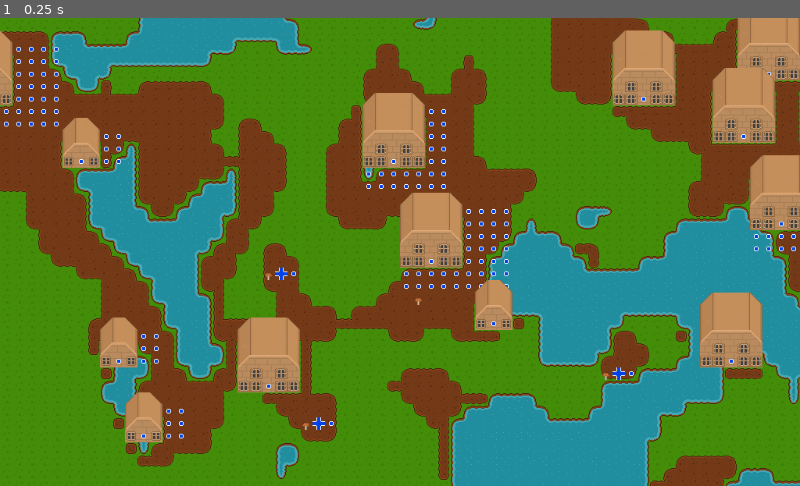
Above: before the commit, frame 1.
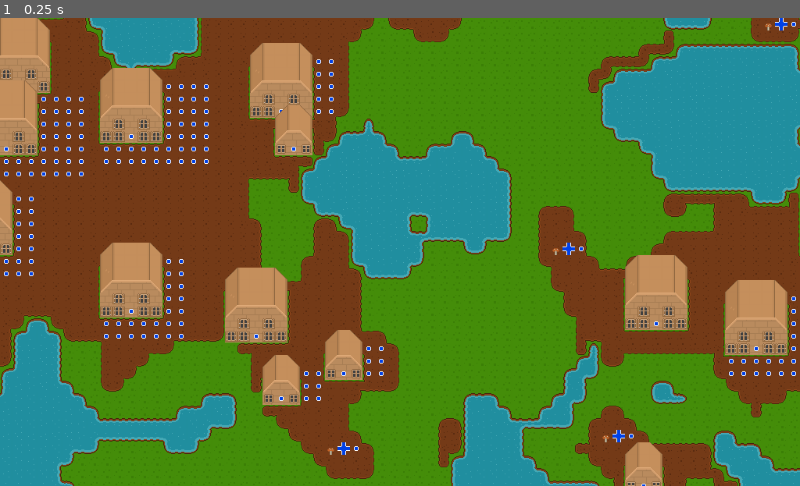
Above: after the commit, the same moment.

Repository: MichaelReel/MapGen2D
Game: Godot game, scene res://Game.tscn
Two runs of this game, one before a commit and one after it. Both use one fixed random seed, a clock stepped at 60 frames per second and the inputs below. Before the commit the project starts from res://town/GenMap.tscn.
Inputs:
- Up to frame 1 (0.25 s): no input

The runs differ from the first frame. In frame 1, 68% of the frame differs, in the area x 0-100%, y 0-100%.

Commit message:
Create root game scene to combine player and map. Need to work out collisions.

Diff:
--- /dev/null
+++ b/Game.tscn
@@ -0,0 +1,11 @@
+[gd_scene load_steps=3 format=2]
+
+[ext_resource path="res://town/GenMap.tscn" type="PackedScene" id=1]
+[ext_resource path="res://player/Player.tscn" type="PackedScene" id=2]
+
+[node name="Game" type="Node2D"]
+
+[node name="GenMap" parent="." instance=ExtResource( 1 )]
+base_seed = 5
+
+[node name="Player" parent="." instance=ExtResource( 2 )]
--- a/assets/ModerateTileSet.tres
+++ b/assets/ModerateTileSet.tres
@@ -1,7 +1,10 @@
-[gd_resource type="TileSet" load_steps=2 format=2]
+[gd_resource type="TileSet" load_steps=4 format=2]
 
 [ext_resource path="res://assets/Moderate 3x3 Template.png" type="Texture" id=1]
 [ext_resource path="res://assets/roguelikeSheet_transparent.png" type="Texture" id=2]
+
+[sub_resource type="ConvexPolygonShape2D" id=1]
+points = PoolVector2Array( 0, 0, 16, 0, 16, 16, 0, 16 )
 
 [resource]
 0/name = "Base Water Auto"
@@ -327,7 +330,13 @@
 18/tile_mode = 0
 18/occluder_offset = Vector2( 0, 0 )
 18/navigation_offset = Vector2( 0, 0 )
-18/shapes = [  ]
+18/shapes = [ {
+"autotile_coord": Vector2( 0, 0 ),
+"one_way": false,
+"one_way_margin": 1.0,
+"shape": SubResource( 1 ),
+"shape_transform": Transform2D( 1, 0, 0, 1, 0, 0 )
+} ]
 18/z_index = 0
 19/name = "Windows"
 19/texture = ExtResource( 2 )
--- a/player/Player.gd
+++ b/player/Player.gd
@@ -1,17 +1,32 @@
 extends Node2D
 
-export(float) var speed = 2.0
+export(float) var speed = 4.0
 export(int) var tile_size = 16
 
+var anim_sp_ratio = 0.5
 var axis_flip = false # This is to make diagonal movement 'slightly' less tedious
+
+var rays : Dictionary
+
+func _ready():
+	rays = {
+		"0_1": $RayCastDown,
+		"0_-1": $RayCastUp,
+		"-1_0": $RayCastLeft,
+		"1_0": $RayCastRight
+	}
+	$AnimationPlayer.playback_speed = speed * anim_sp_ratio
 
 func _process(delta):
 	var dir : Vector2 = get_input_dir()
 	if dir != Vector2.ZERO:
 		var anim_name : String = str(int(dir.x)) + "_" + str(int(dir.y))
-		var target : Vector2 = position + dir * tile_size
-		$Tween.interpolate_property(self, "position", position, target, 1.0 / speed, Tween.TRANS_LINEAR, Tween.EASE_IN_OUT)
-		$Tween.start()
+		if (rays[anim_name] as RayCast2D).is_colliding():
+			anim_name += "_look"
+		else:
+			var target : Vector2 = position + dir * tile_size
+			$Tween.interpolate_property(self, "position", position, target, 1.0 / speed, Tween.TRANS_LINEAR, Tween.EASE_IN_OUT)
+			$Tween.start()
 		$AnimationPlayer.play(anim_name)
 
 func _on_Tween_tween_started(object, key):
--- a/player/Player.tscn
+++ b/player/Player.tscn
@@ -76,10 +76,16 @@
 [node name="Tween" type="Tween" parent="."]
 
 [node name="StaticBody2D" type="StaticBody2D" parent="."]
+__meta__ = {
+"_edit_lock_": true
+}
 
 [node name="CollisionShape2D" type="CollisionShape2D" parent="StaticBody2D"]
 position = Vector2( 8, 8 )
 shape = SubResource( 1 )
+__meta__ = {
+"_edit_lock_": true
+}
 
 [node name="Sprite" type="Sprite" parent="StaticBody2D"]
 texture = ExtResource( 2 )
@@ -87,11 +93,41 @@
 vframes = 18
 hframes = 27
 frame = 26
+__meta__ = {
+"_edit_lock_": true
+}
 
 [node name="AnimationPlayer" type="AnimationPlayer" parent="."]
 anims/-1_0 = SubResource( 2 )
 anims/0_-1 = SubResource( 3 )
 anims/0_1 = SubResource( 4 )
 anims/1_0 = SubResource( 5 )
+
+[node name="RayCastDown" type="RayCast2D" parent="."]
+position = Vector2( 8, 8 )
+__meta__ = {
+"_edit_lock_": true
+}
+
+[node name="RayCastLeft" type="RayCast2D" parent="."]
+position = Vector2( 8, 8 )
+rotation = 1.5708
+__meta__ = {
+"_edit_lock_": true
+}
+
+[node name="RayCastUp" type="RayCast2D" parent="."]
+position = Vector2( 8, 8 )
+rotation = 3.14159
+__meta__ = {
+"_edit_lock_": true
+}
+
+[node name="RayCastRight" type="RayCast2D" parent="."]
+position = Vector2( 8, 8 )
+rotation = -1.5708
+__meta__ = {
+"_edit_lock_": true
+}
 [connection signal="tween_completed" from="Tween" to="." method="_on_Tween_tween_completed"]
 [connection signal="tween_started" from="Tween" to="." method="_on_Tween_tween_started"]
--- a/project.godot
+++ b/project.godot
@@ -16,7 +16,7 @@
 [application]
 
 config/name="2D Map Generation"
-run/main_scene="res://town/GenMap.tscn"
+run/main_scene="res://Game.tscn"
 config/icon="res://icon.png"
 
 [rendering]
--- a/town/GenMap.gd
+++ b/town/GenMap.gd
@@ -3,7 +3,7 @@
 # Config
 var base_default_tile_name = "Base Grass"
 var base_water_tile_name = "Base Water Auto"
-var base_seed = 1
+export(int) var base_seed = 1
 
 var ground_dirt_tile_name = "Dirt Auto"
 
@@ -106,7 +106,7 @@
 	return true
 
 func attempt_place_obstacle(x : int, y : int, noise, threshold):
-	print ("Plausable structure spot: (" + str(x) + "," + str(y) + ")")
+#	print ("Plausable structure spot: (" + str(x) + "," + str(y) + ")")
 
 	# Find the largest reasonable rect centered on the current 'peak'
 	var dx_max = 0
@@ -130,7 +130,7 @@
 		dx_before_dy = not dx_before_dy
 
 	## Debug markers
-	print ("Starting boundary: (" + str(x - dx_max) + "," + str(y - dy_max) + ") to (" + str(x + dx_max) + "," + str(x + dx_max) + ")")
+#	print ("Starting boundary: (" + str(x - dx_max) + "," + str(y - dy_max) + ") to (" + str(x + dx_max) + "," + str(x + dx_max) + ")")
 	for ty in range (y - dy_max, y + dy_max + 1):
 		for tx in range (x - dx_max, x + dx_max + 1):
 			obstacle_map.set_cell(tx, ty, marker_tile)
--- a/town/GenMap.tscn
+++ b/town/GenMap.tscn
@@ -25,12 +25,14 @@
 [node name="Obstacles" type="TileMap" parent="."]
 tile_set = ExtResource( 2 )
 cell_size = Vector2( 16, 16 )
+collision_use_kinematic = true
 format = 1
 __meta__ = {
 "_edit_lock_": true
 }
 
 [node name="Canopy" type="TileMap" parent="."]
+z_index = 10
 tile_set = ExtResource( 2 )
 cell_size = Vector2( 16, 16 )
 format = 1
Binary file removed: assets/Extreme 3x3 Template.png
Not shown, removed: assets/Extreme 3x3 Template.png.import
